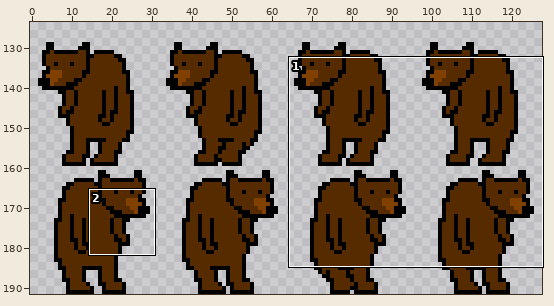
Edited in one commit: sprite sheet (Assets/Weapons/Bear/bearwalk.png). The first picture is a wide view before the edit; the outline marks the close-up.
Close-up. First the earlier version:
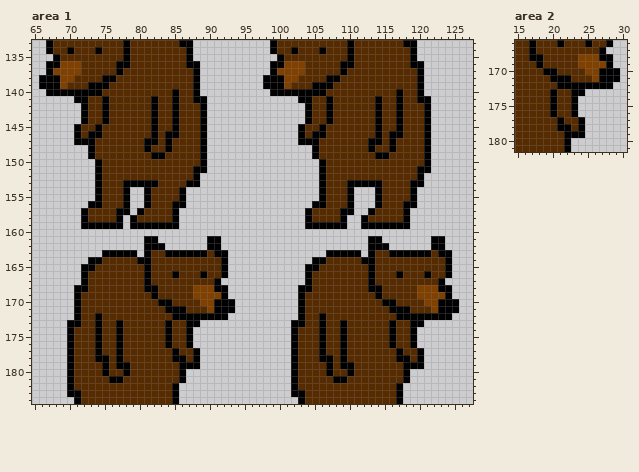
The file is 256x384 pixels, drawn in blocks of 2x2; one block is one cell here. Shown: area 1: x 65..127, y 133..184; area 2: x 15..30, y 166..181. The wide view leaves out empty margins. The commit also changed other parts of the picture, which this record leaves out.
Once edited:
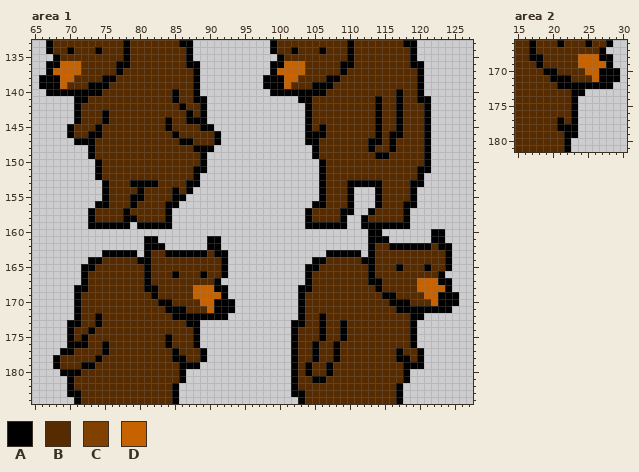
Palette (. is transparent): A #000000  B #562b00  C #804000  D #c66300
From old to new:
Changed rows in their new state; - is an unchanged pixel.
Area 1:
first column x 68:
136 -DDD-----------------------------DDD----
137 DDDD----------------------------DDDD----
138 -DD------------------------------DD-----
139 -D-------------------------------D------
141 -------B------B------------------------B
142 ---AB--B------B--BA--------------------B
143 ---AB---------B--B-A-------------------B
144 ---AB---------B-AB-AA------------------B
145 --AB----------B-AB----A------------.A---
146 --AB----------B-B----BBA-----------.A---
147 -------------BB-B-AA-BBA-----------.----
148 -------------B--B---A-A-----------------
149 --------------BB------------------------
first column x 68:
153 ------.A--B-----------------------------------------------
154 ------.A--BBAB---ABA--------------------------------------
155 ------.A--BAAB---A----------------------------------------
156 -----.-A--BABB--A-.---------------------------------------
157 ----.A---B-BB---A.----------------------------------------
158 ----.A---BA-----A.----------------------------------------
159 ----.-----A.-----.----------------------------------------
160 ---------------------------------------------AA-------AA--
161 -----------------------------------------------A----------
162 ----------------------------------------------BBAAAAAAB-A-
163 ------------------------------------------------BBBBBB-B--
165 -------------------------------------------------A---A----
166 -------------------------------------------------B---B-A.-
167 ----------------------------------------------A-----DDD-A-
168 --------------------DDD----------------------B------DDDD--
169 --------------------DDDD----------------------BAA---BDDA-A
170 ---------------------DD------------------------B-AA--BD---
171 ----------------------D-------------------------B--AAAA--.
172 -------------------------------------------------BB--....-
173 ---------B------B-------------------------------B---.-----
174 -----AB--B------B--BA---------------------------B---------
175 ----A-B--B---------BA---------------------------B---------
176 ---AA-BA-B---------BA----------------AB-AB------B---------
177 -A----BA-B----------BA---------------AB-AB----------------
178 ABB----B-B----------BA---------------ABBAB----------------
179 ABB-AA-B-BB-------------------------A----BB---------------
180 -A-A---B--B-------------------------A-----B---------------
181 --------BB---------------------------AA-BB----------------
Area 2:
first column x 20:
168 ----DDD-
169 ----DDDD
170 -----DD-
171 ------D-
173 B-------
174 B-------
175 B-------
176 B-------
177 ---A.---
178 ---A.---
179 ----.---
